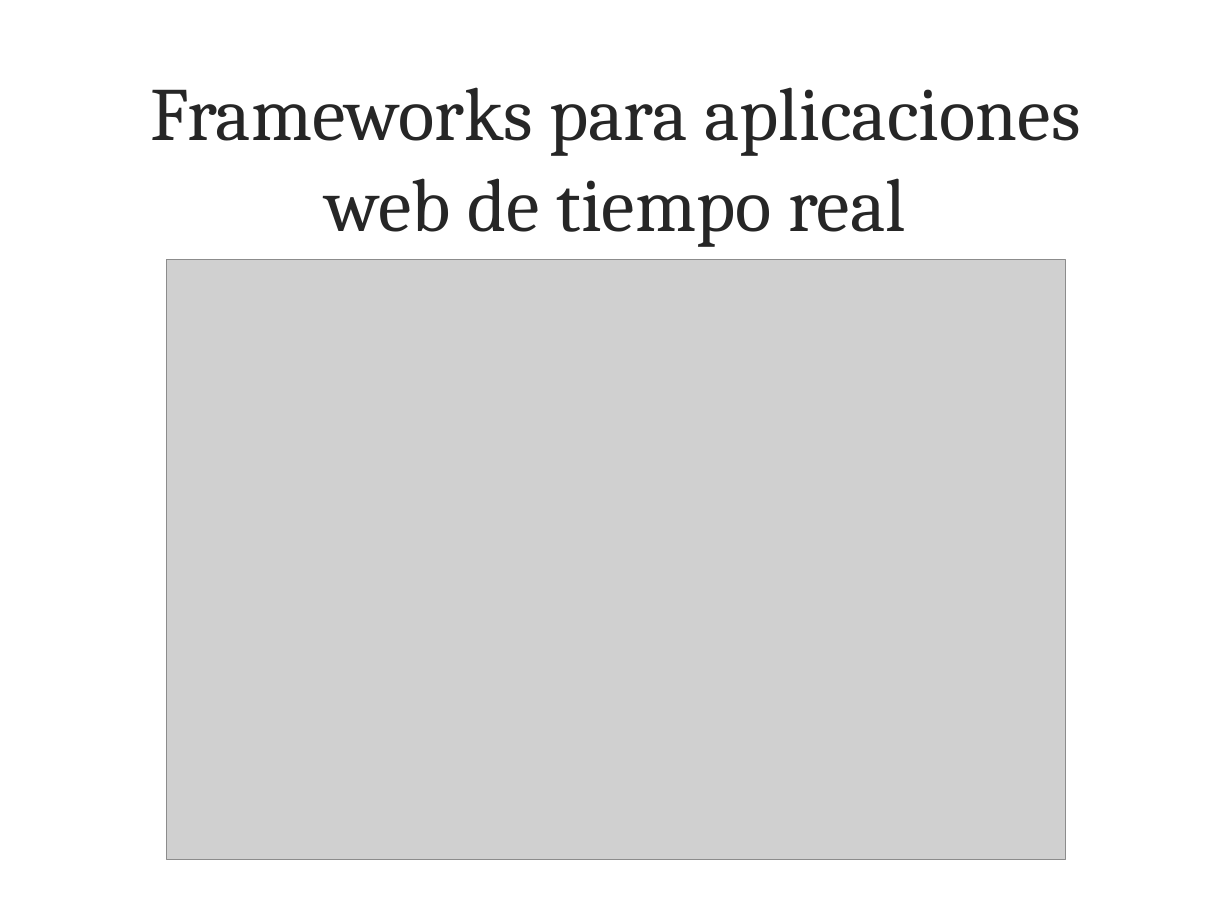
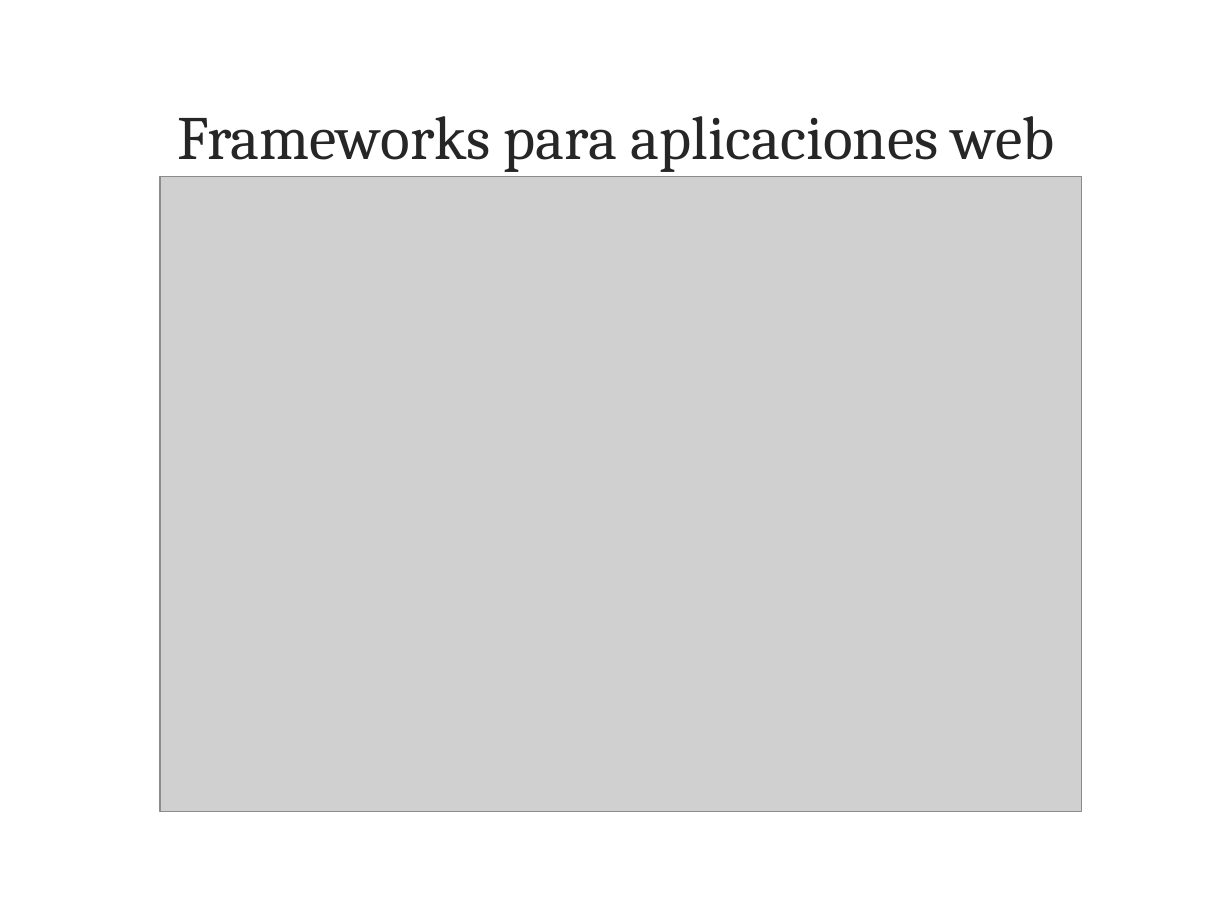
Before and after one commit to leiparov/TesisJigsaw, a slide deck: slide 14 of tesis.pptx (slide 15 before the commit). Drawn at 1232x924 pixels with LibreOffice and Linux fonts; fonts in the diff are those of the drawing; grey boxes stand for pictures; background and template pictures are left out. Boxes give left, top, right and bottom in pixels: in the first picture for what was removed or moved away, otherwise in the second. Text is boxed around its words. In the diff, an @@ line names an element or a change of style, - is before the commit and + after.

```diff
--- a/tesis.pptx
+++ b/tesis.pptx
@@ title at <box>177,116,1055,172</box>: text changed; size 44 to 36 pt @@
-Frameworks para aplicaciones web de tiempo real
+Frameworks para aplicaciones web
@@ picture: place and size @@
-picture at <box>166,259,1064,860</box>
+picture at <box>160,176,1082,811</box>
```
Also in this commit, not shown: 3 other slides changed, 11 slides added, 1 slide removed, 3 other files.
